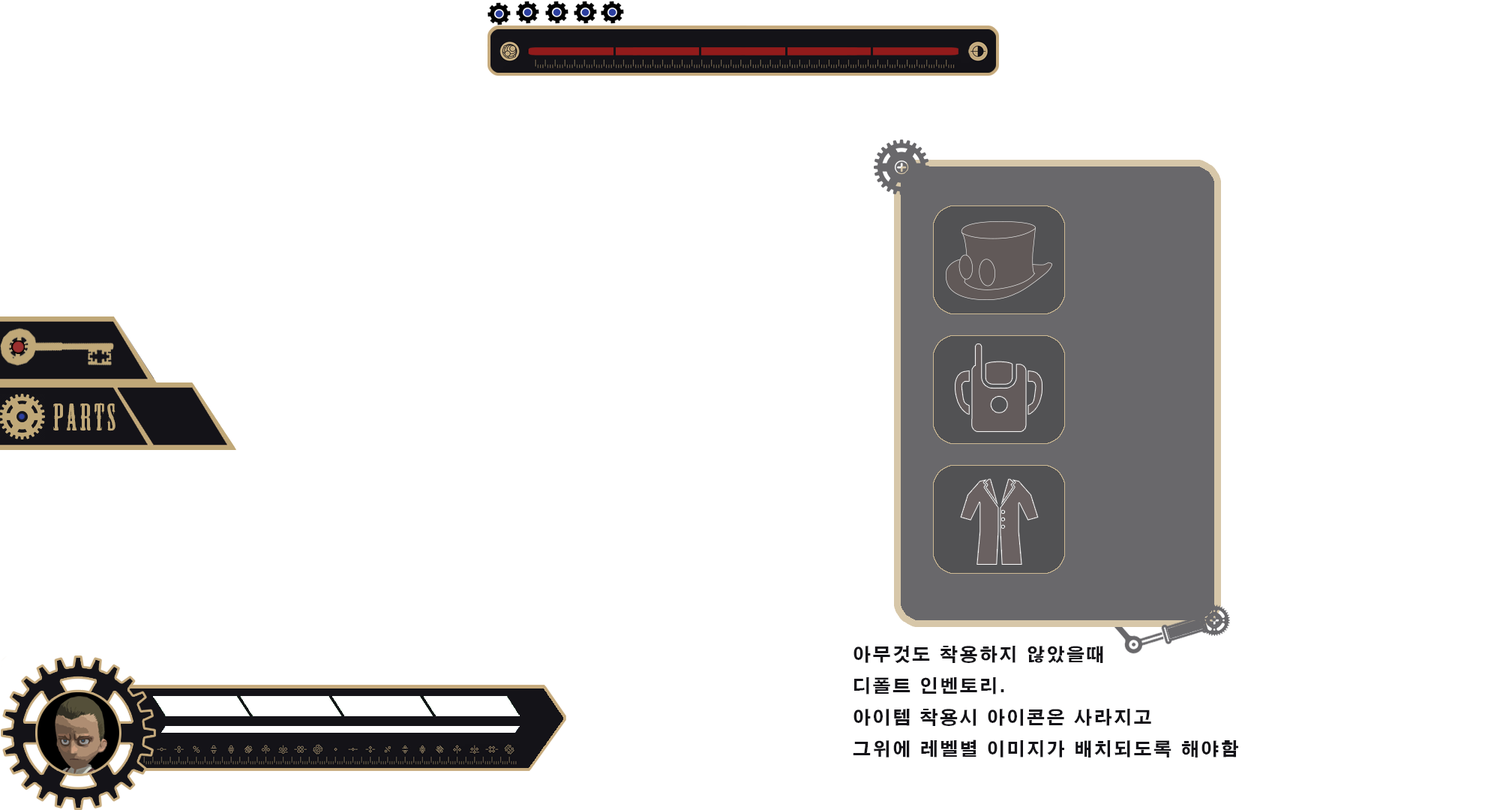
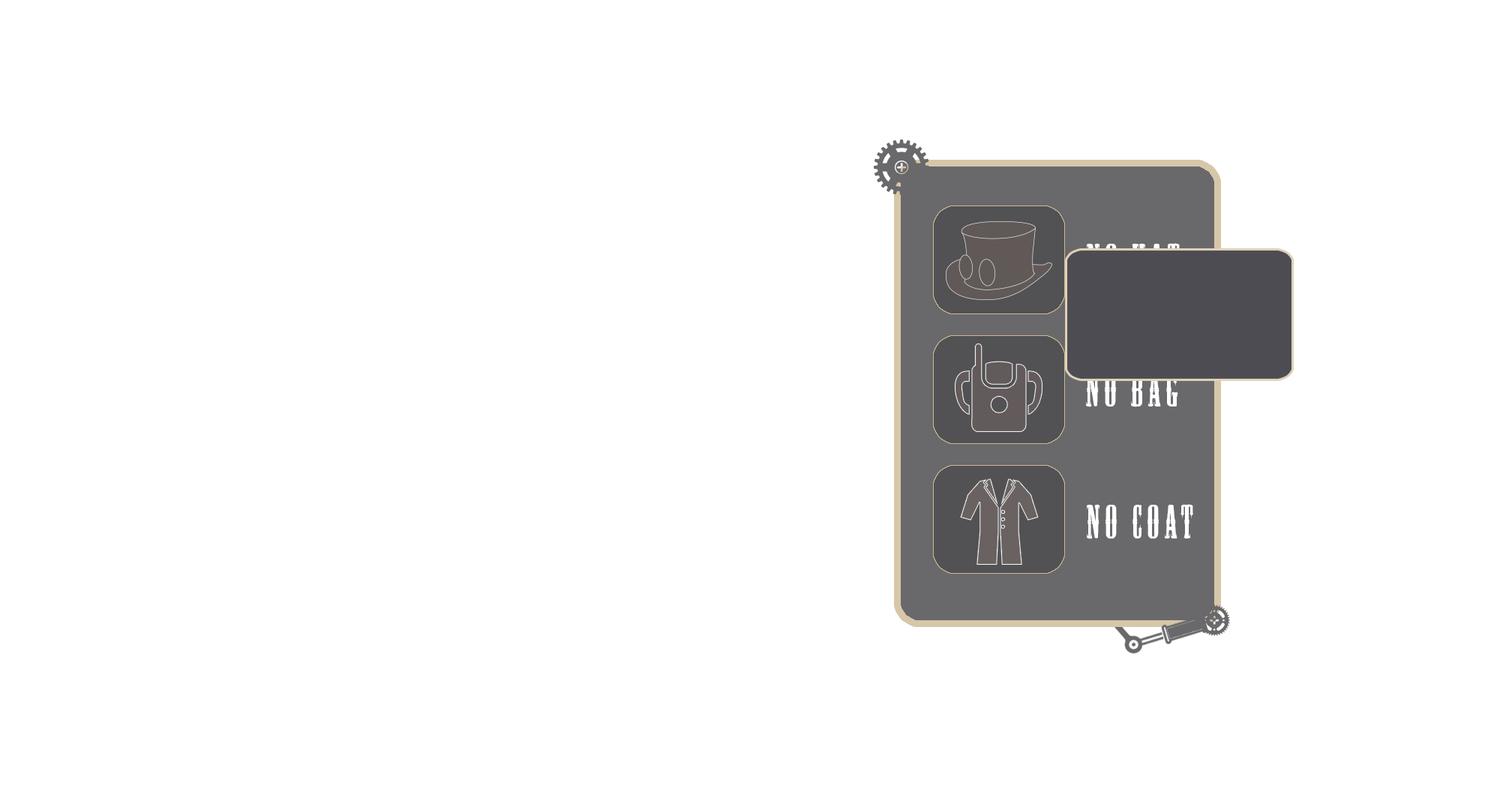
Layer changes from the first 1485 x 810 image to the second:
hid "아무것도 착용하지 않았을때 디폴트 인벤토리. 아이템 착용시 아이콘은 사라지고 그위에 레벨별 이미지가 배치되도록 해" over bbox(852, 645, 1239, 758)
added layer "레이어 63" above "인벤토리" over bbox(1067, 250, 1292, 379)
showed "no coat" over bbox(1086, 504, 1194, 540)
showed "no bag" over bbox(1086, 372, 1179, 408)
showed "no hat" over bbox(1086, 243, 1181, 279)
hid group "기계" (5 layers) over bbox(487, 0, 625, 26)
hid group "보스 체력바" (4 layers) over bbox(487, 25, 1000, 76)
hid group "플레이어 체력바" (5 layers) over bbox(0, 655, 567, 810)
hid group "아이템" (9 layers) over bbox(0, 316, 237, 451)
